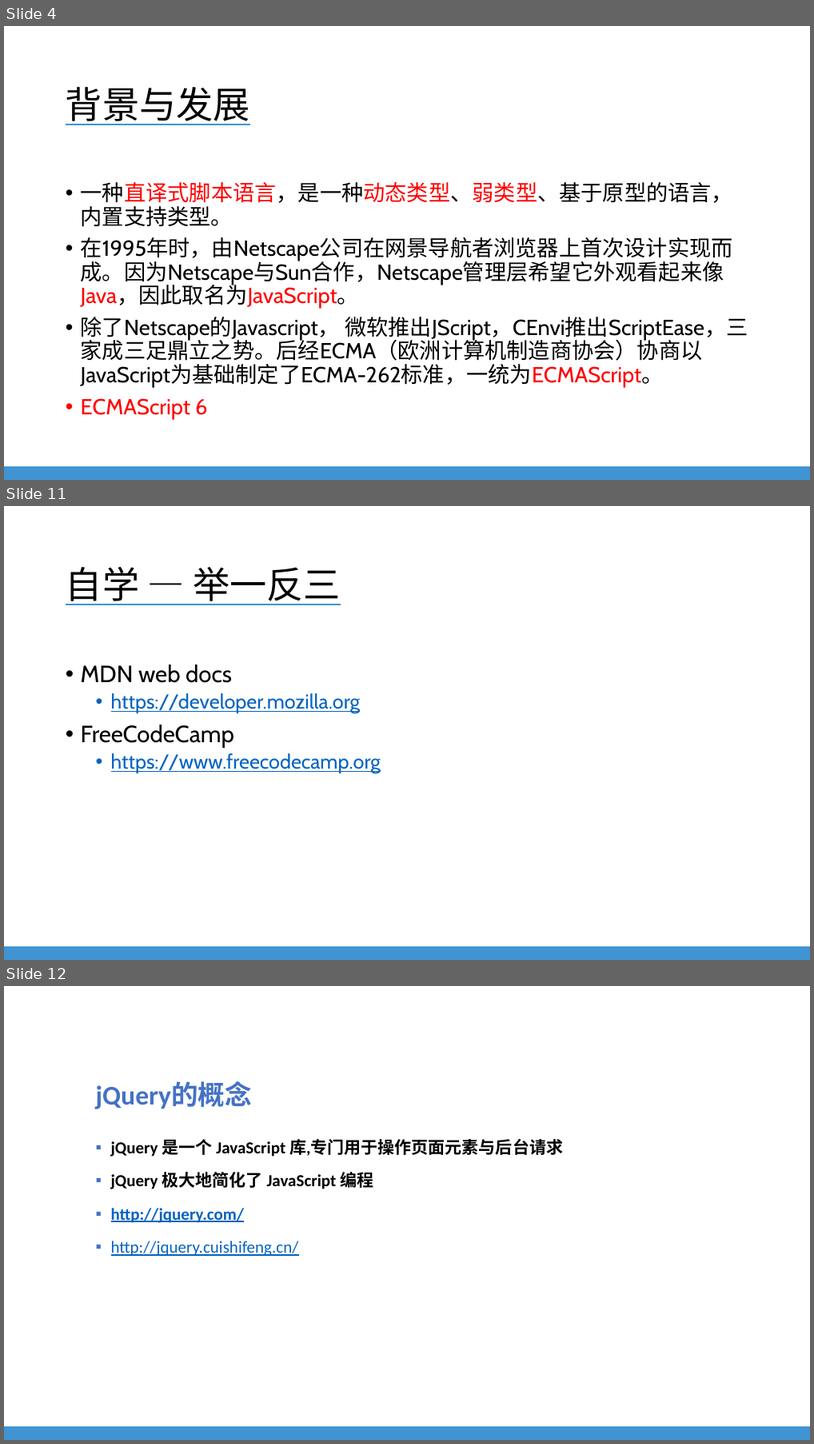
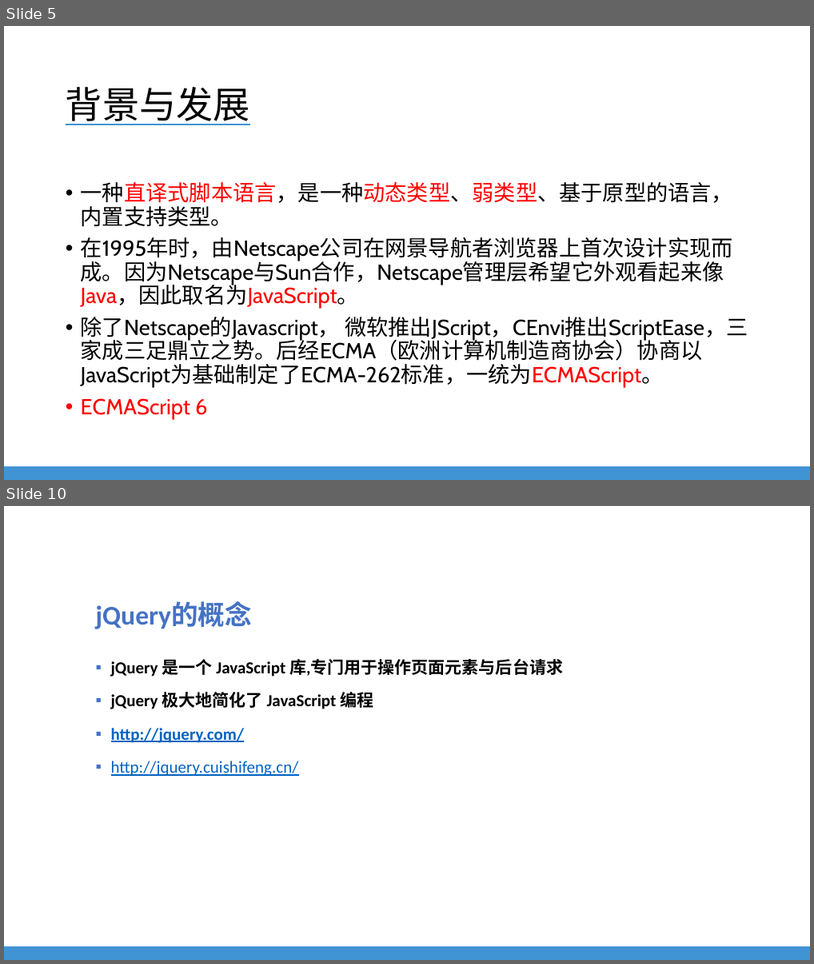
Before and after one commit to EverDoc/NLU, a slide deck: NLU Training - Javascript For QA.pptx. Shown one above the other, each under a label of ours: slides 4, 11 and 12 before the commit, slides 5 and 10 after it; the slides between them are not shown. The pictures are 814x1444 and 814x964 pixels, drawn with LibreOffice and Linux fonts; fonts in the diff are those of the drawing; background and template pictures are left out. Boxes give left, top, right and bottom in pixels: in the first picture for what was removed or moved away, otherwise in the second. Text is boxed around its words. In the diff, an @@ line names an element or a change of style, - is before the commit and + after.

```diff
--- a/NLU Training - Javascript For QA.pptx
+++ b/NLU Training - Javascript For QA.pptx
@@ slide 11 removed at [4,506,810,960], background #FFFFFF; not listed: 1 template element that a slide beside it also shows @@
@@ title removed at [66,567,341,605] @@
-自学 — 举一反三
@@ text removed at [81,664,382,773] @@
-• MDN web docs
-  • https://developer.mozilla.org
-• FreeCodeCamp
-  • https://www.freecodecamp.org
@@ what was slide 4 is now slide 5 @@
@@ what was slide 12 is now slide 10 @@
```
Also in this commit, not shown: 4 slides changed, 3 slides added, 4 other slides removed, 1 other file.
